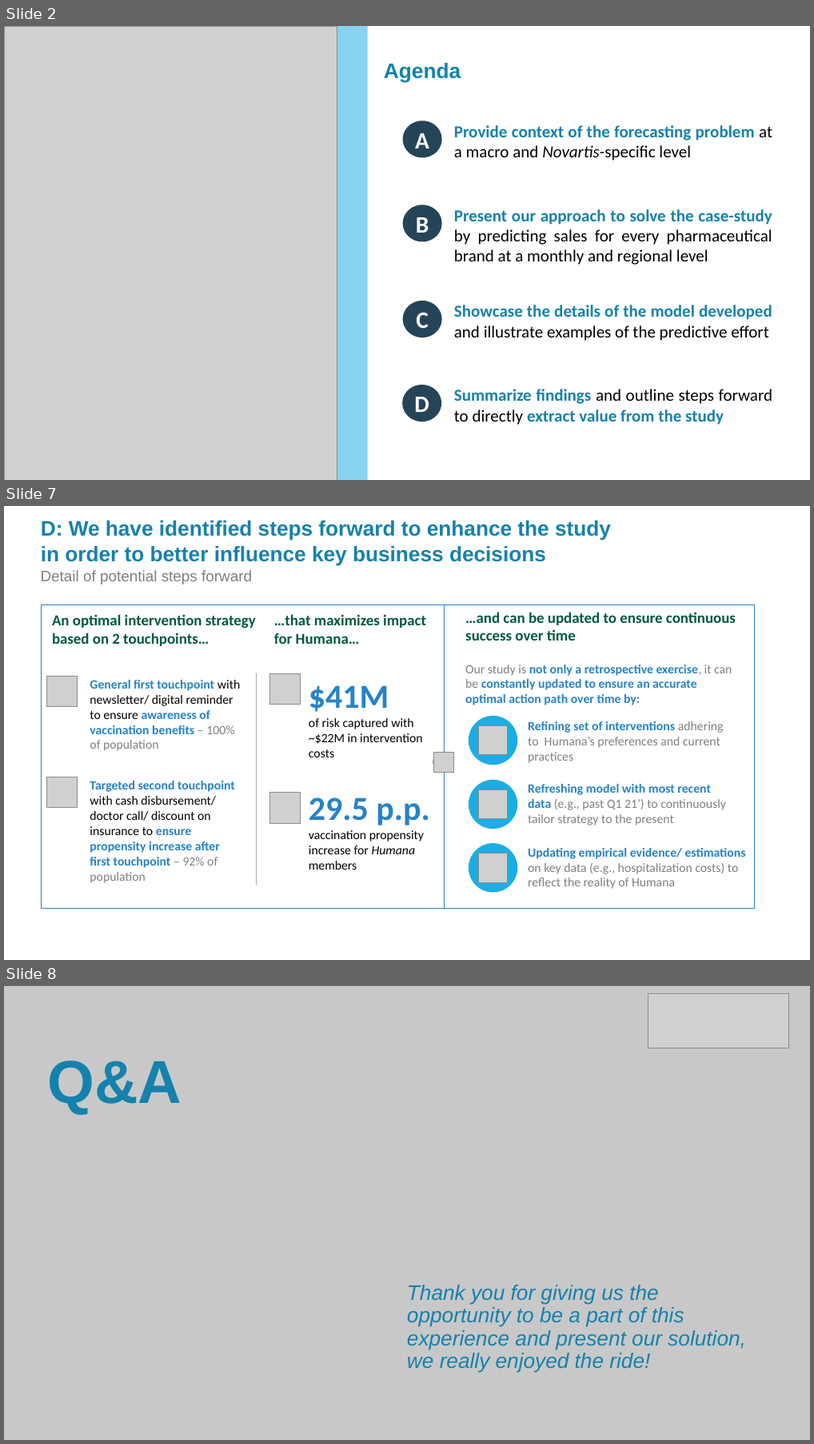
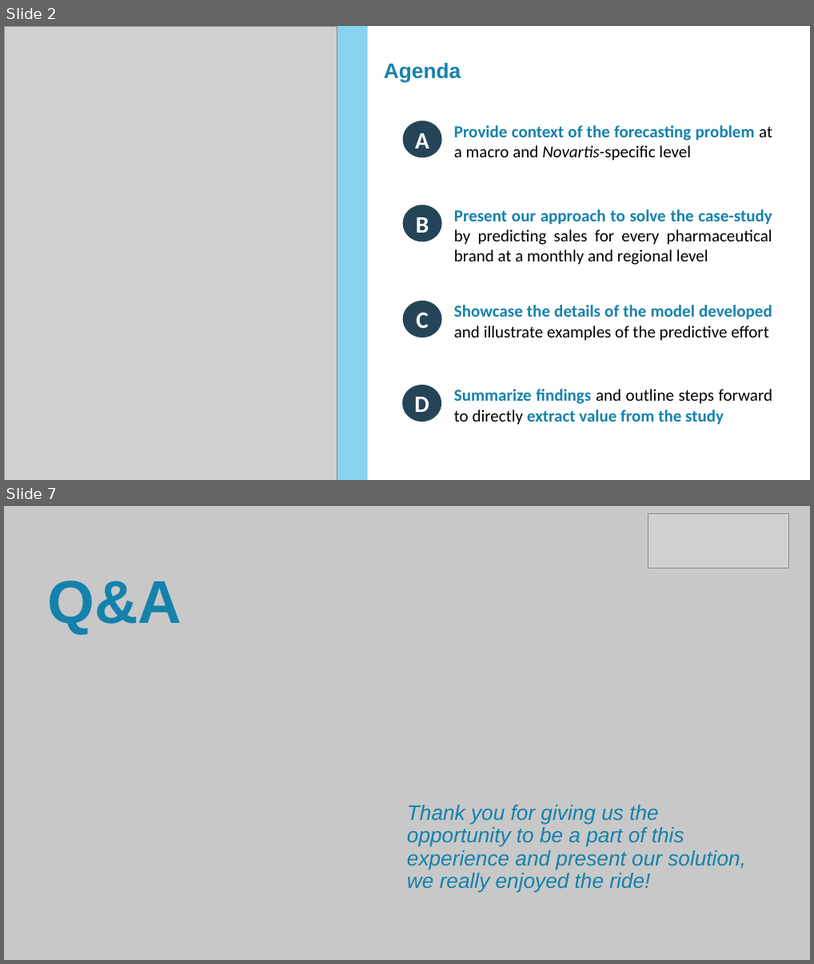
Before and after one commit to Bulbasaurzc/novartis-datathon-2021, a slide deck: reports/Master_PPT.pptx. Shown one above the other, each under a label of ours: slides 2, 7 and 8 before the commit, slides 2 and 7 after it; the slides between them are not shown. The pictures are 814x1444 and 814x964 pixels, drawn with LibreOffice and Linux fonts; fonts in the diff are those of the drawing; grey boxes stand for pictures; background and template pictures are left out. Boxes give left, top, right and bottom in pixels: in the first picture for what was removed or moved away, otherwise in the second. Text is boxed around its words. In the diff, an @@ line names an element or a change of style, - is before the commit and + after.

```diff
--- a/reports/Master_PPT.pptx
+++ b/reports/Master_PPT.pptx
@@ slide 7 removed at bbox=[4, 506, 810, 960], background picture (left out) @@
@@ text removed at bbox=[41, 520, 611, 566] @@
-D: We have identified steps forward to enhance the study in order to better influence key business decisions
@@ text removed at bbox=[41, 570, 252, 584] @@
-Detail of potential steps forward
@@ rectangle removed at bbox=[41, 604, 445, 907] @@
@@ text removed at bbox=[52, 614, 256, 646] @@
-An optimal intervention strategy based on 2 touchpoints…
@@ text removed at bbox=[274, 614, 426, 644] @@
-…that maximizes impact for Humana…
@@ rectangle removed at bbox=[445, 604, 754, 907] @@
@@ text removed at bbox=[466, 612, 736, 640] @@
-…and can be updated to ensure continuous success over time
@@ line removed from (256, 673) to (256, 884) @@
@@ picture removed at bbox=[270, 673, 301, 704] @@
@@ text removed at bbox=[466, 664, 732, 705] @@
-Our study is not only a retrospective exercise, it can be constantly updated to ensure an accurate optimal action path over time by:
@@ picture removed at bbox=[47, 676, 77, 706] @@
@@ text removed at bbox=[90, 680, 240, 751] @@
-General first touchpoint with newsletter/ digital reminder to ensure awareness of vaccination benefits – 100% of population
@@ text removed at bbox=[309, 685, 423, 757] @@
-$41M
-of risk captured with ~$22M in intervention costs
@@ ellipse removed at bbox=[469, 716, 518, 764] @@
@@ text removed at bbox=[528, 721, 724, 763] @@
-Refining set of interventions adhering to Humana’s preferences and current practices
@@ picture removed at bbox=[479, 725, 509, 756] @@
@@ ellipse removed at bbox=[434, 752, 454, 772] @@
@@ picture removed at bbox=[434, 752, 454, 772] @@
@@ picture removed at bbox=[47, 776, 77, 807] @@
@@ text removed at bbox=[90, 780, 235, 883] @@
-Targeted second touchpoint with cash disbursement/ doctor call/ discount on insurance to ensure propensity increase after first touchpoint – 92% of population
@@ picture removed at bbox=[270, 792, 301, 822] @@
@@ ellipse removed at bbox=[469, 780, 518, 828] @@
@@ picture removed at bbox=[479, 789, 509, 819] @@
@@ text removed at bbox=[528, 784, 726, 825] @@
-Refreshing model with most recent data (e.g., past Q1 21’) to continuously tailor strategy to the present
@@ text removed at bbox=[309, 797, 430, 869] @@
-29.5 p.p.
-vaccination propensity increase for Humana members
@@ ellipse removed at bbox=[469, 843, 518, 892] @@
@@ picture removed at bbox=[479, 852, 509, 882] @@
@@ text removed at bbox=[528, 848, 746, 888] @@
-Updating empirical evidence/ estimations on key data (e.g., hospitalization costs) to reflect the reality of Humana
@@ what was slide 8 is now slide 7 @@
```
Also in this commit, not shown: 3 slides changed, 2 slides added, 1 other slide removed, 7 other files.
